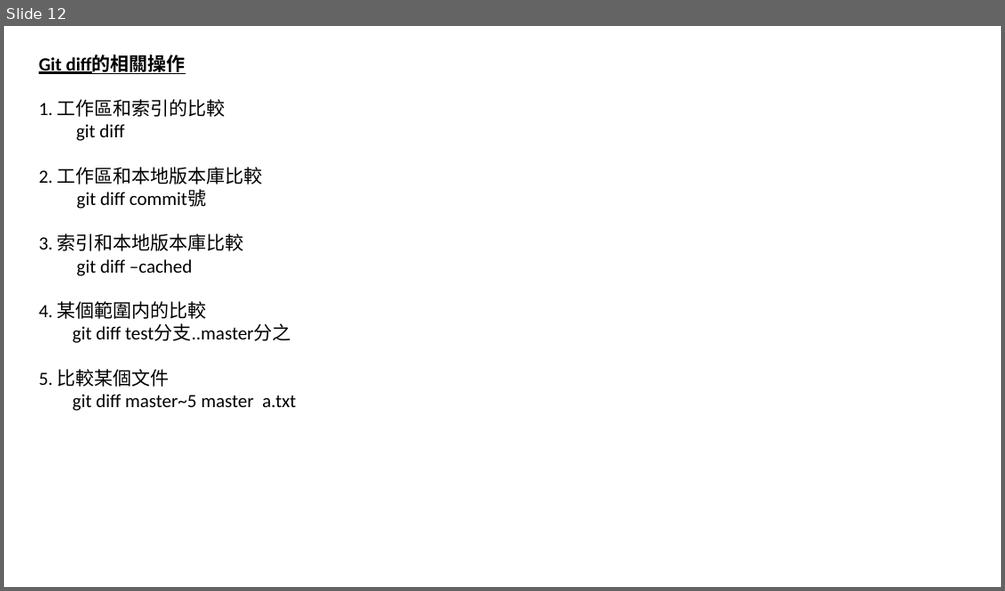
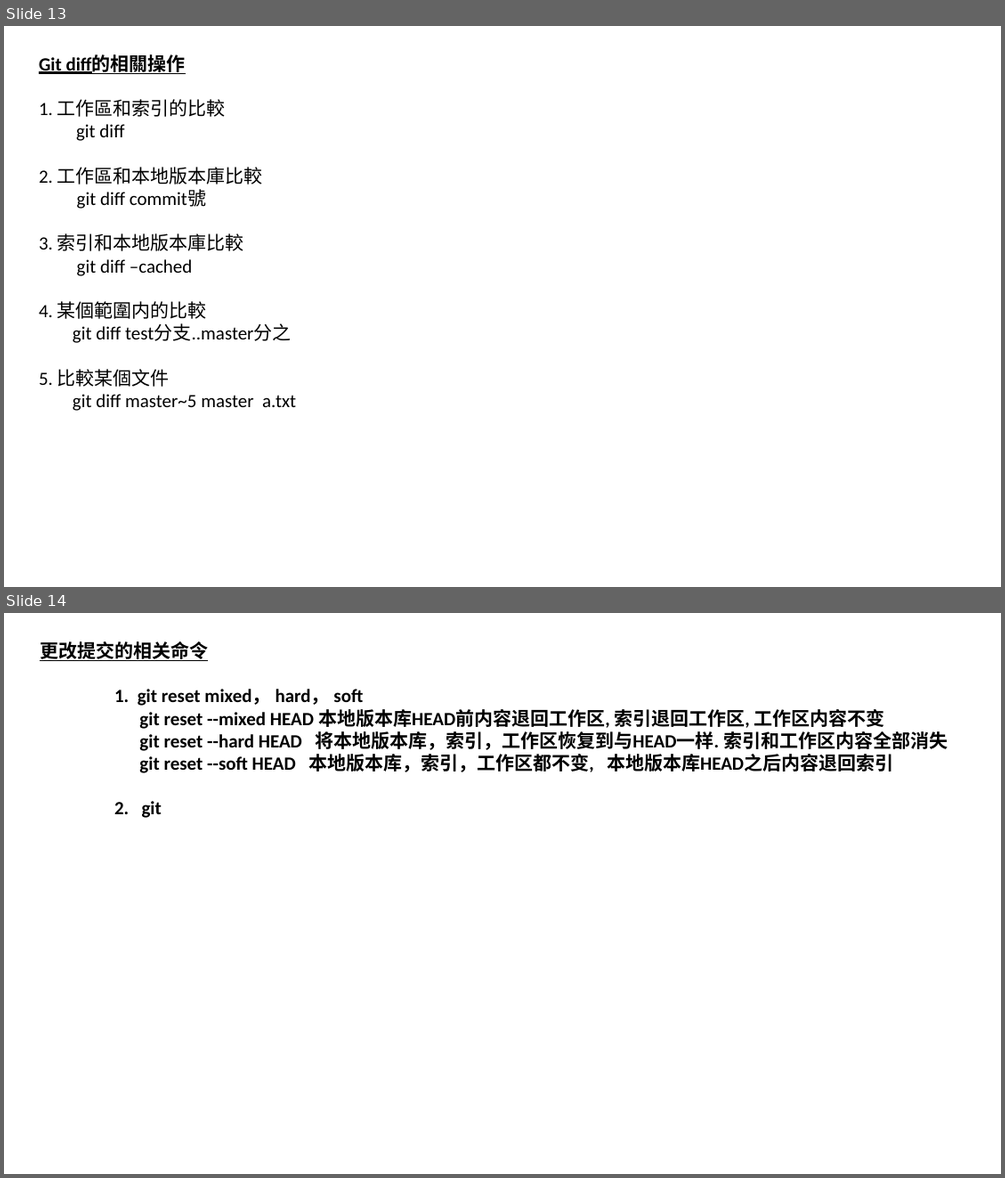
Before and after one commit to luchaojun/ChaojunStudy, a slide deck: GitStudy/GitStudy.pptx. Shown one above the other, each under a label of ours: slide 12 before the commit, slides 13 and 14 after it. The pictures are 1005x591 and 1005x1178 pixels, drawn with LibreOffice and Linux fonts; fonts in the diff are those of the drawing. Boxes give left, top, right and bottom in pixels: in the first picture for what was removed or moved away, otherwise in the second. Text is boxed around its words. In the diff, an @@ line names an element or a change of style, - is before the commit and + after.

```diff
--- a/GitStudy/GitStudy.pptx
+++ b/GitStudy/GitStudy.pptx
@@ slide 14 added at (x1=4, y1=613, x2=1001, y2=1174), background #FFFFFF @@
@@ text added at (x1=40, y1=641, x2=947, y2=818), 18 pt, text #000000, bold @@
+更改提交的相关命令
+1. git reset mixed， hard， soft
+git reset --mixed HEAD 本地版本库HEAD前内容退回工作区, 索引退回工作区, 工作区内容不变
+git reset --hard HEAD 将本地版本库，索引，工作区恢复到与HEAD一样. 索引和工作区内容全部消失
+git reset --soft HEAD 本地版本库，索引，工作区都不变, 本地版本库HEAD之后内容退回索引
+2. git
@@ what was slide 12 is now slide 13 @@
```
Also in this commit, not shown: 1 other slide added.
